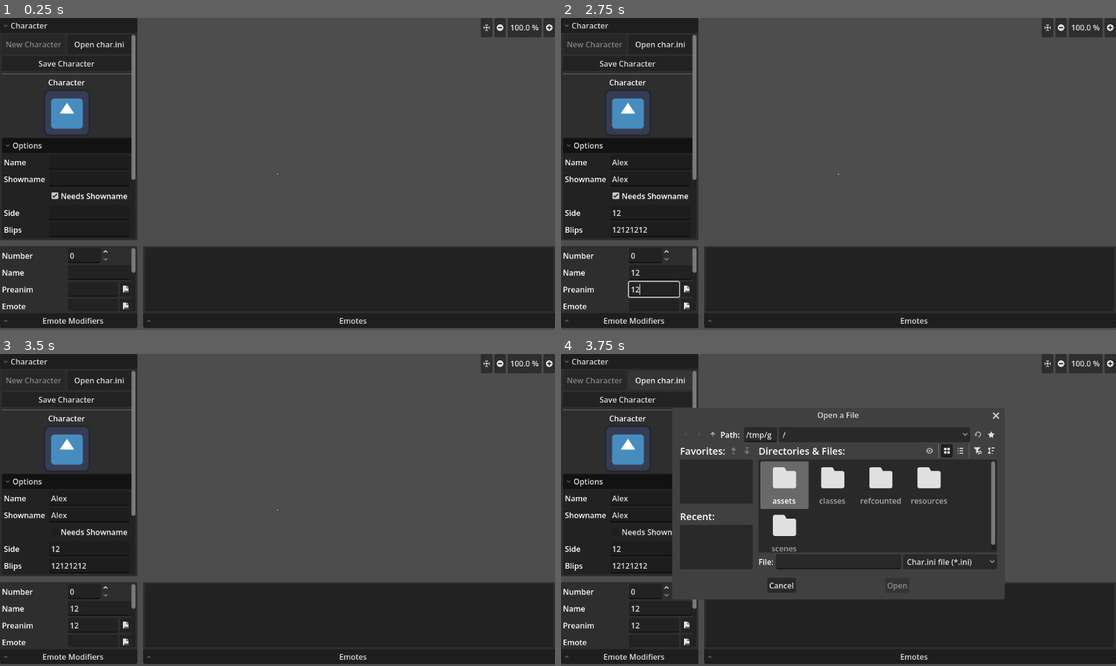
Above: before the commit, frames 1-4 (two rows, left to right).
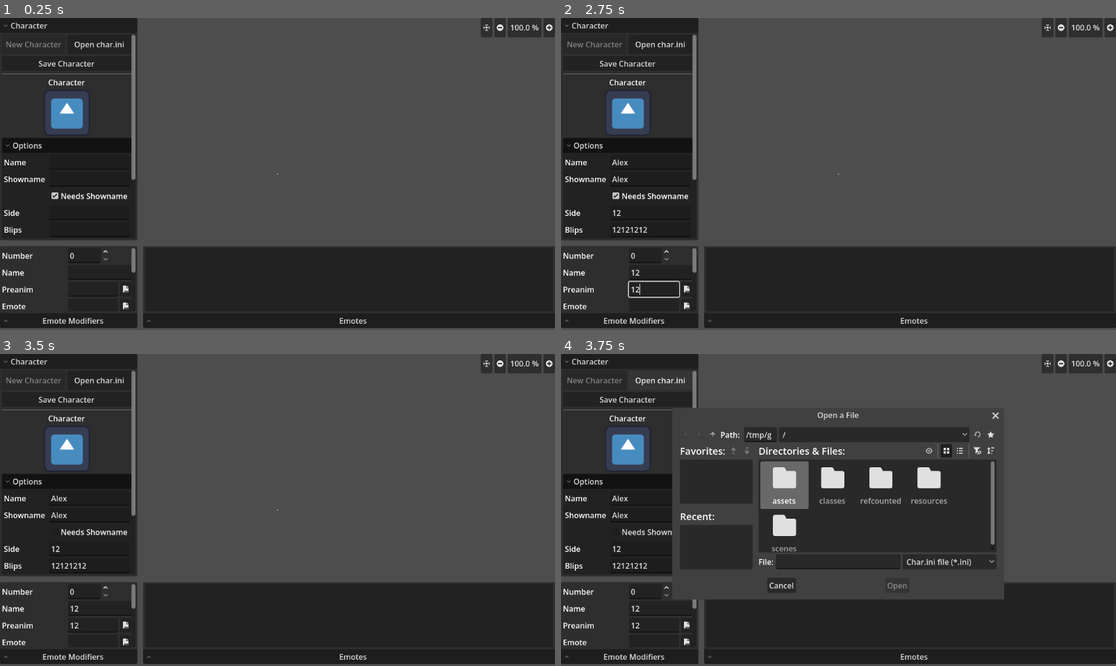
Above: after the commit, the same moments.

Repository: Crystalwarrior/KFO-CharMaker
Game: Godot game, scene res://scenes/main.tscn
Same seed, same stepped clock (60 frames per second), same inputs: the game is played once before the commit and once after it. The engine's default icon, where the game draws it, is replaced by a stand-in: a white triangle on a blue panel in a dark square.
Inputs (mouse positions are in pixels of both pictures, inside the frame that each line leads up to):
- Up to frame 1 (0.25 s): no input
- Up to frame 2 (2.75 s): click (649, 161) at 0.52 s; type "Alex" at 0.6 s; click (649, 180) at 0.75 s; type "Alex" at 0.83 s; click (649, 211) at 0.98 s; type "12" at 1.07 s; click (649, 230) at 1.27 s; type "12" at 1.35 s; click (649, 264) at 1.5 s; type "12" at 1.58 s; click (649, 280) at 1.73 s; type "12" at 1.82 s; click (649, 295) at 2.02 s; type "12" at 2.1 s; click (660, 273) at 2.25 s; type "12" at 2.33 s; click (655, 289) at 2.48 s; type "12" at 2.57 s
- Up to frame 3 (3.5 s): click "Needs Showname" at 2.75 s
- Up to frame 4 (3.75 s): click "Open char.ini" at 3.5 s

Frames 1-3 are identical in both runs. In frame 4, 0.3% of the frame differs, in the area x 61-80%, y 18-79%.
Error after the commit: Invalid assignment of property or key 'char_name' with value of type 'String' on a base object of type 'Nil'. (res://scenes/char_converter.gd:176)

Commit message:
UI now edit character/emote resources beside charicon/emote buttons Fixed issue with image loading for char icon

Diff:
--- a/scenes/char_converter.gd
+++ b/scenes/char_converter.gd
@@ -99,10 +99,29 @@
 	file_dialog_save.file_selected.connect(_on_save_file_selected)
 	emote_list.item_selected.connect(_on_emote_selected)
 	scaling_option.item_selected.connect(_on_scaling_selected)
+	# Char sidemenu
+	charname_edit.text_changed.connect(_on_char_name_changed)
+	showname_edit.text_changed.connect(_on_char_showname_changed)
+	showname_check.toggled.connect(_on_char_needShowname_changed)
+	side_edit.text_changed.connect(_on_char_side_changed)
+	blips_edit.text_changed.connect(_on_char_blips_changed)
+	chat_edit.text_changed.connect(_on_char_chat_changed)
+	effects_edit.text_changed.connect(_on_char_effects_changed)
+	realization_edit.text_changed.connect(_on_char_realization_changed)
+	category_edit.text_changed.connect(_on_char_category_changed)
+	scaling_option.item_selected.connect(_on_char_scaling_changed)
+	# Emote sidemenu
 	preanim_button.pressed.connect(_on_preanim_button_pressed)
 	emote_button.pressed.connect(_on_emote_button_pressed)
 	number_spin_box.value_changed.connect(_on_emote_number_changed)
-
+	comment_edit.text_changed.connect(_on_emote_name_changed)
+	preanim_edit.text_submitted.connect(_on_preanim_edit_changed)
+	emote_edit.text_submitted.connect(_on_emote_edit_changed)
+	modifier_option.item_selected.connect(_on_emote_mod_changed)
+	deskmod_option.item_selected.connect(_on_emote_deskmod_changed)
+	sound_name_edit.text_changed.connect(_on_emote_sound_changed)
+	sound_time_edit.value_changed.connect(_on_emote_soundTime_changed)
+	sound_loop_check.toggled.connect(_on_emote_soundLoop_changed)
 
 func _on_open_ini_button_pressed() -> void:
 	file_dialog.popup_centered()
@@ -132,7 +151,6 @@
 	parsed_data = BasicIni.parse(file.get_as_text())
 	# Load the data for the character!
 	current_character.load_data(parsed_data)
-
 	charname_edit.text = current_character.char_name
 	showname_edit.text = current_character.showname
 	showname_check.button_pressed = current_character.needs_showname
@@ -147,7 +165,6 @@
 	else:
 		scaling_option.select(1)
 	number_spin_box.max_value = current_character.emotes.size() - 1
-
 	var char_folder: String = path.get_base_dir()
 	load_char_icon_from_filepath(char_folder + "/char_icon.png")
 	char_folder_label.text = char_folder.get_basename().get_file()
@@ -155,17 +172,95 @@
 	regenerate_buttons()
 
 
+func _on_char_name_changed(new_text: String) -> void:
+	current_character.char_name = new_text
+
+
+func _on_char_showname_changed(new_text: String) -> void:
+	current_character.showname = new_text
+
+
+func _on_char_needShowname_changed(toggled_on: bool) -> void:
+	current_character.needs_showname = toggled_on
+
+
+func _on_char_side_changed(new_text: String) -> void:
+	current_character.side = new_text
+
+
+func _on_char_blips_changed(new_text: String) -> void:
+	current_character.blips = new_text
+
+
+func _on_char_chat_changed(new_text: String) -> void:
+	current_character.chat = new_text
+
+
+func _on_char_effects_changed(new_text: String) -> void:
+	current_character.effects = new_text
+
+
+func _on_char_realization_changed(new_text: String) -> void:
+	current_character.realization = new_text
+
+
+func _on_char_category_changed(new_text: String) -> void:
+	current_character.category = new_text
+
+
+func _on_char_scaling_changed(index: int) -> void:
+	current_character.scaling = scaling_option.get_item_text(index)
+
+
+func _on_preanim_edit_changed(new_text: String) -> void:
+	is_image_pre = true
+	_on_image_selected(new_text)
+
+
+func _on_emote_edit_changed(new_text: String) -> void:
+	is_image_pre = false
+	_on_image_selected(new_text)
+
+
 func _on_image_selected(path: String) -> void:
 	if is_image_pre:
 		preanim_edit.text = get_emote_path(path)
+		current_character.emotes[current_emote_number].pre = get_emote_path(path)
 	else:
 		emote_edit.text = get_emote_path(path)
+		current_character.emotes[current_emote_number].idle = get_emote_path(path)
+	_on_emote_selected(current_emote_number)
 
 
 func get_emote_path(filePath: String) -> String:
 	var result = filePath.get_slice(".", 0).trim_prefix(current_character.get_folder() + "/")
 	result = result.trim_prefix("(a)").trim_prefix("(b)").trim_prefix("(c)")
 	return result
+
+
+func _on_emote_name_changed(new_text: String) -> void:
+	current_character.emotes[current_emote_number].display_name = new_text
+	emote_list.set_item_text(current_emote_number, new_text)
+
+
+func _on_emote_mod_changed(index: int) -> void:
+	current_character.emotes[current_emote_number].emote_mod = index
+
+
+func _on_emote_deskmod_changed(index: int) -> void:
+	current_character.emotes[current_emote_number].desk_mod = index
+
+
+func _on_emote_sound_changed(new_text: String) -> void:
+	current_character.emotes[current_emote_number].sound_name = new_text
+
+
+func _on_emote_soundTime_changed(value: float) -> void:
+	current_character.emotes[current_emote_number].sound_time = value
+
+
+func _on_emote_soundLoop_changed(toggled_on: bool) -> void:
+	current_character.emotes[current_emote_number].sound_loop = toggled_on
 
 
 func regenerate_buttons() -> void:
@@ -244,27 +339,27 @@
 
 
 func handle_animated_file(image_path: String) -> void:
-		var magick: Magick = Magick.new()
-		var frame_data: Array[Dictionary] = magick.get_frame_data(image_path)
-		var directory: String = image_path.get_base_dir()
-		var base_name: String = image_path.get_file().get_basename()
-		var char_name: String = directory.get_file()
-		var frames_folder: String = ProjectSettings.globalize_path("user://frame_cache/%s/%s/" % [char_name, base_name])
-		if not FileAccess.file_exists(frames_folder):
-			magick.split_frames(image_path, frames_folder)
-		var lib: AnimationLibrary = world.animation_player.get_animation_library("")
-		clear_world()
-		current_anim = AttorneyAnimation.new()
-		current_anim.name = base_name
-		current_anim.add_frames_from_folder(frames_folder)
-		current_anim.initialize_from_frame_data(frame_data)
-		if scaling_option.selected == 0:
-			current_anim.texture_filter = CanvasItem.TEXTURE_FILTER_LINEAR
-		elif scaling_option.selected == 1:
-			current_anim.texture_filter = CanvasItem.TEXTURE_FILTER_NEAREST
-		world.add_child(current_anim)
-		lib.add_animation(base_name, current_anim.animation)
-		world.animation_player.play(base_name)
+	var magick: Magick = Magick.new()
+	var frame_data: Array[Dictionary] = magick.get_frame_data(image_path)
+	var directory: String = image_path.get_base_dir()
+	var base_name: String = image_path.get_file().get_basename()
+	var char_name: String = directory.get_file()
+	var frames_folder: String = ProjectSettings.globalize_path("user://frame_cache/%s/%s/" % [char_name, base_name])
+	if not FileAccess.file_exists(frames_folder):
+		magick.split_frames(image_path, frames_folder)
+	var lib: AnimationLibrary = world.animation_player.get_animation_library("")
+	clear_world()
+	current_anim = AttorneyAnimation.new()
+	current_anim.name = base_name
+	current_anim.add_frames_from_folder(frames_folder)
+	current_anim.initialize_from_frame_data(frame_data)
+	if scaling_option.selected == 0:
+		current_anim.texture_filter = CanvasItem.TEXTURE_FILTER_LINEAR
+	elif scaling_option.selected == 1:
+		current_anim.texture_filter = CanvasItem.TEXTURE_FILTER_NEAREST
+	world.add_child(current_anim)
+	lib.add_animation(base_name, current_anim.animation)
+	world.animation_player.play(base_name)
 
 
 func handle_static_file(image_path: String) -> void:
@@ -321,10 +416,8 @@
 
 
 func load_char_icon_from_filepath(iconPath: String) -> void:
-	var image = Image.new()
-	image.load(iconPath)
-	var image_texture: ImageTexture = ImageTexture.new()
-	image_texture.set_image(image)
+	var image = Image.load_from_file(iconPath)
+	var image_texture = ImageTexture.create_from_image(image)
 	character_icon.texture = image_texture
 
 
--- a/scenes/char_converter.tscn
+++ b/scenes/char_converter.tscn
@@ -216,7 +216,6 @@
 unique_name_in_owner = true
 layout_mode = 2
 size_flags_horizontal = 3
-editable = false
 
 [node name="EffectsLabel" type="Label" parent="HSplitContainer/LeftSplitContainer/CharacterFold/CharIniMenu/MenuList/CharacterVBox/OptionsFold/OptionsVBox/GridContainer" unique_id=1322147835]
 layout_mode = 2
